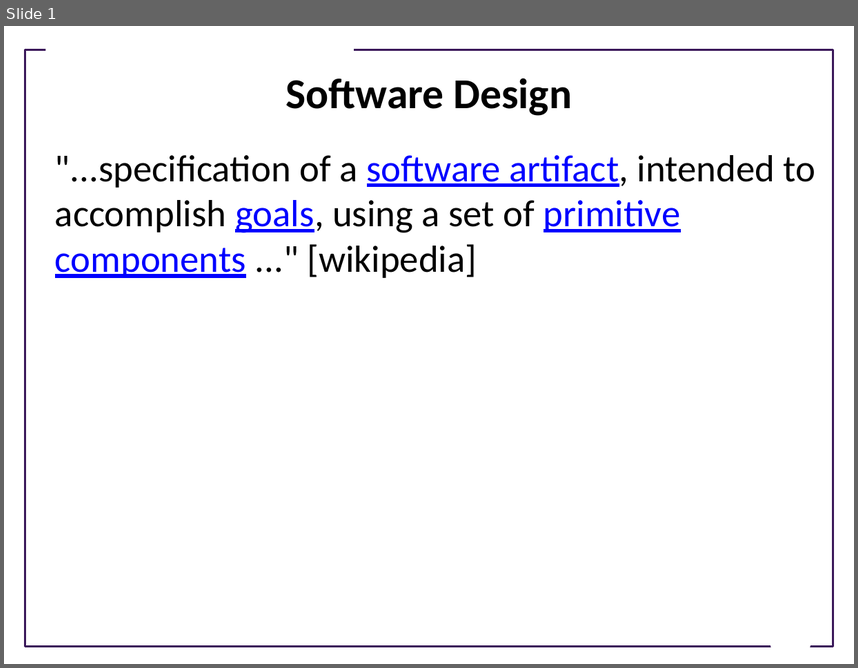
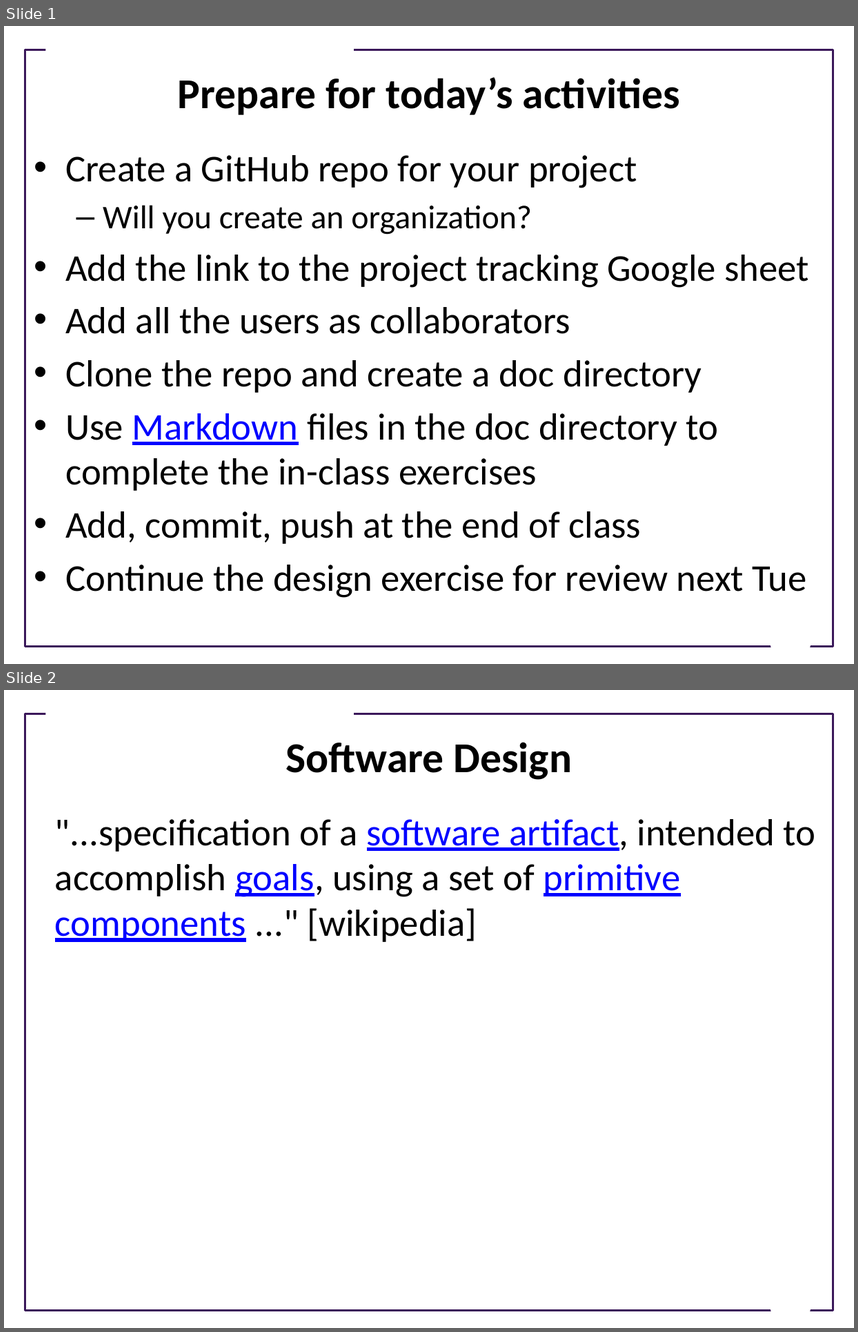
Before and after one commit to UWDIRECT/UWDIRECT.github.io, a slide deck: Wi21_content/SEDS/L10.Software_Design.pptx. Shown one above the other, each under a label of ours: slide 1 before the commit, slides 1 and 2 after it. The pictures are 858x668 and 858x1332 pixels, drawn with LibreOffice and Linux fonts; fonts in the diff are those of the drawing; background and template pictures are left out. Boxes give left, top, right and bottom in pixels: in the first picture for what was removed or moved away, otherwise in the second. Text is boxed around its words. In the diff, an @@ line names an element or a change of style, - is before the commit and + after.

```diff
--- a/Wi21_content/SEDS/L10.Software_Design.pptx
+++ b/Wi21_content/SEDS/L10.Software_Design.pptx
@@ slide 1 added at [4, 26, 854, 664], background #FFFFFF; not listed: 3 template elements that a slide beside it also shows @@
@@ title added at [178, 77, 680, 115], 36 pt, text #000000, bold @@
+Prepare for today’s activities
@@ text added at [65, 155, 810, 597], 32 pt, text #000000 @@
+• Create a GitHub repo for your project
+  – Will you create an organization?
+• Add the link to the project tracking Google sheet
+• Add all the users as collaborators
+• Clone the repo and create a doc directory
+• Use Markdown files in the doc directory to complete the in-class exercises
+• Add, commit, push at the end of class
+• Continue the design exercise for review next Tue
@@ what was slide 1 is now slide 2 @@
```
Also in this commit, not shown: 6 slides changed, 15 other slides added, 1 slide removed.
